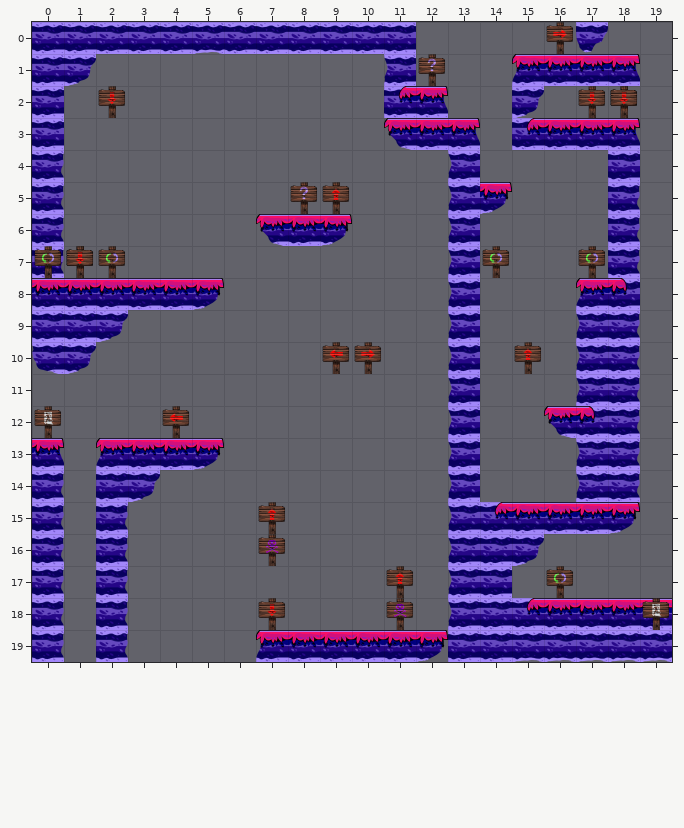
An edit to a level. Tiled map, assets/Level_4.tmx. Above, as it was before the edit.
Cells are 128x128 px. Shown: x 0..19, y 0..19.
Now the later version:
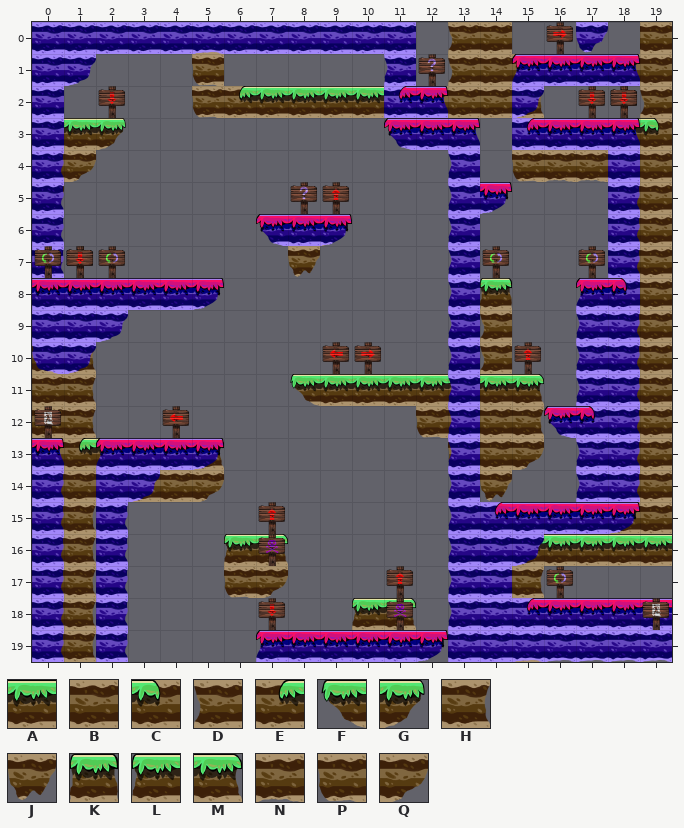
Key: from "tileset_v1": A 0, B 1, C 2, D 3, E 4, F 5, G 6, H 7, J 8, K 9, L 10, M 11, N 12, P 13, Q 14.
_ is an empty cell.
Tiles of an added or newly shown layer are drawn over the layers below it.
What changed:
Changed rows in their new state; . is an unchanged cell.
Layer "Tiles_level_4" (now shown):
first column x 0:
 0 .....D.......DB....B
 1 .....P.......DBB..BB
 2 .....PEAAAA.CBBH...D
 3 .AG...............AC
 4 BQ.............PNN.B
 5 ..................DB
 6 ..................DB
 7 ........J.........DB
 8 ..............K....B
 9 ..............D...DB
10 BH............D...DB
11 BH......FAAAAAAM..DB
12 BH..........PBBH..DB
13 BEA..M.......PBQ..DB
14 BB.BBQ........J...DB
15 BH................DB
16 BH....LM.......AAAAA
17 BH....PQ.......H....
18 BH........LM........
19 BH.............E....
Changed places in both pictures, as pixel boxes (x1, y1, x2, y2):
added: (32, 22, 672, 662)
